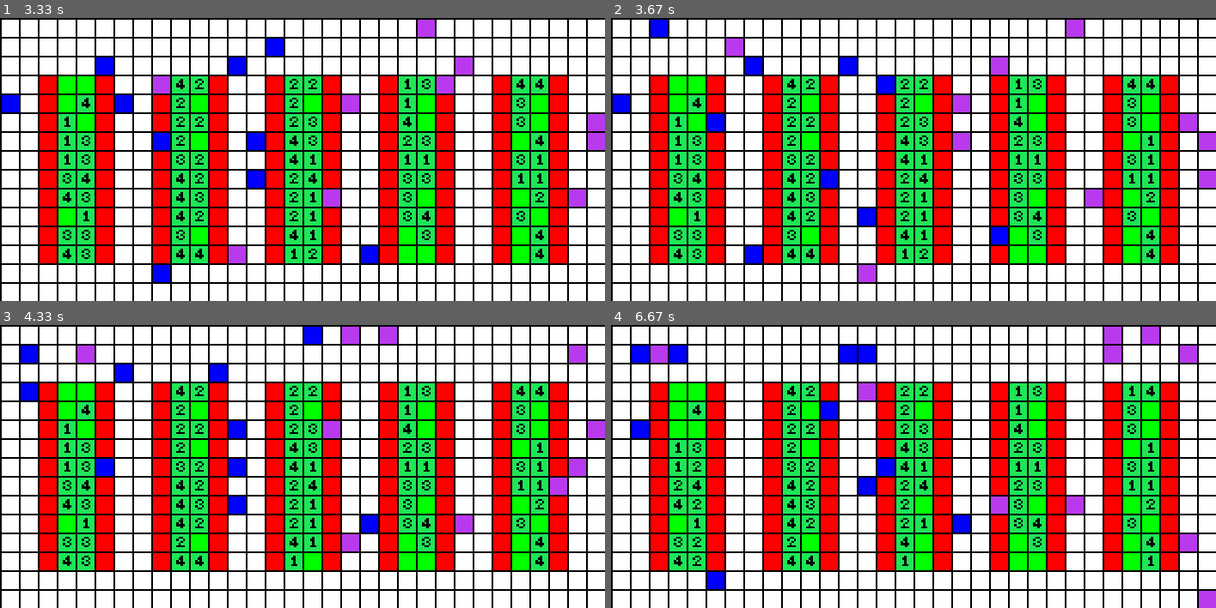
Above: before the commit, frames 1-4 (two rows, left to right).
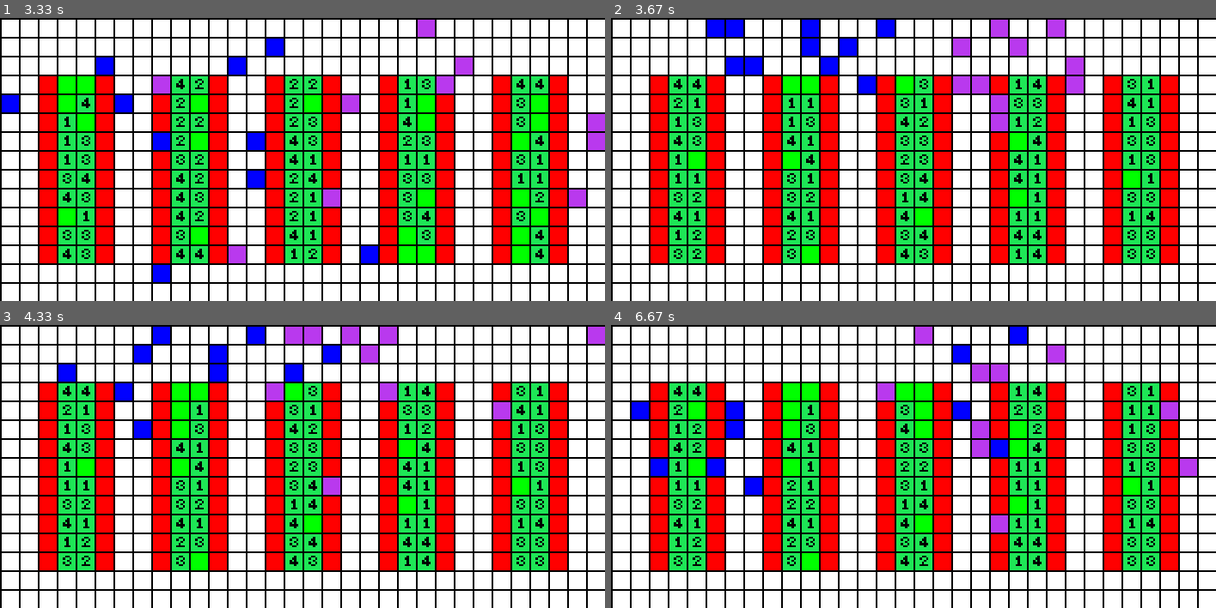
Above: after the commit, the same moments.

Repository: velasale/ROB538-F22-Project
Game: pygame game, started from main.py
The game is run twice, just before and just after one commit, with the same random seed, the same clock (stepped at 60 frames per second) and the same inputs.
Inputs:
- Up to frame 1 (3.33 s): no input
- Up to frame 2 (3.67 s): no input
- Up to frame 3 (4.33 s): no input
- Up to frame 4 (6.67 s): no input

Frame 1 is identical in both runs. In frame 2, 13% of the frame differs, in the area x 0-100%, y 0-94%; in frame 3, 13%; in frame 4, 15%, in the area x 3-100%, y 0-100%.

Commit message:
Added a check to early stop if all tasks are complete

Diff:
--- a/main.py
+++ b/main.py
@@ -33,7 +33,7 @@
         row_height=10, row_description=large_row32, top_buffer=3, bottom_buffer=2,
         action_sequence=default_action_sequence, action_map=default_action_map, tree_prob=default_prob,
         tree_combos=default_tree_combos)
-    test = orchard.OrchardSim(orchard_map=large_orchard, agents=agent_list, tstep_max=500, ep_max=5)
+    test = orchard.OrchardSim(orchard_map=large_orchard, agents=agent_list, tstep_max=100, ep_max=5)
     test.run_gui()
     # To run without GUI (Way faster)
     # test.run()
--- a/orchard.py
+++ b/orchard.py
@@ -26,6 +26,7 @@
         self.tree_combos = tree_combos
         # main orchard map and a copy of the original
         self.orchard_map = np.zeros((self.row_height + self.top_buffer + self.bottom_buffer, len(row_description)))
+        self.checklist = self.create_checklist()
         self.original_map = None
 
     def create_map(self, agents: list = None) -> None:
@@ -111,6 +112,23 @@
             self.orchard_map[start[0]][start[1]] = self.original_map[start[0]][start[1]]
             self.orchard_map[goal[0]][goal[1]] = agent_id
 
+    def create_checklist(self):
+        # creates a checklist containing all of the x,y location of trees to compare at the end of a timestep
+        tree_checklist = []
+        for i in range(np.shape(self.orchard_map)[0]):
+            for j in range(len(self.row_description)):
+                if j != -10 or j != -20:
+                    tree_checklist.append([i, j])
+        tree_checklist.reverse()
+        return np.array(tree_checklist)
+
+    def check_complete(self):
+        # Checks if all trees have had their action sequence completed
+        for i in self.checklist:
+            if self.orchard_map[i[0]][i[1]] != -10:
+                return False
+        return True
+
     def reset_map(self, agents: list):
         # resets the map back to original state
         self.orchard_map = np.zeros((self.row_height + self.top_buffer + self.bottom_buffer, len(self.row_description)))
@@ -166,7 +184,7 @@
                         i.cur_pose = move
 
                     # if we are at max timestep increment episode and reset
-                    if tsteps >= self.tsep_max:
+                    if tsteps >= self.tsep_max or self.map.check_complete():
                         print("EPISODE : " + str(eps) + " COMPLETE")
                         # if we are at max episode then quit
                         if eps >= self.ep_max:
--- a/pygame_render.py
+++ b/pygame_render.py
@@ -97,11 +97,12 @@
             pygame.display.update()
 
             # if we are at max timestep increment episode and reset
-            if tsteps >= max_tstep:
+            if tsteps >= max_tstep or self.map.check_complete():
                 print("EPISODE : " + str(eps) + " COMPLETE")
                 # if we are at max episode then quit
                 if eps >= max_ep:
                     pygame.quit()
+                    return
                 # reset tsteps
                 tsteps = 0
                 # reset the agents and the map
